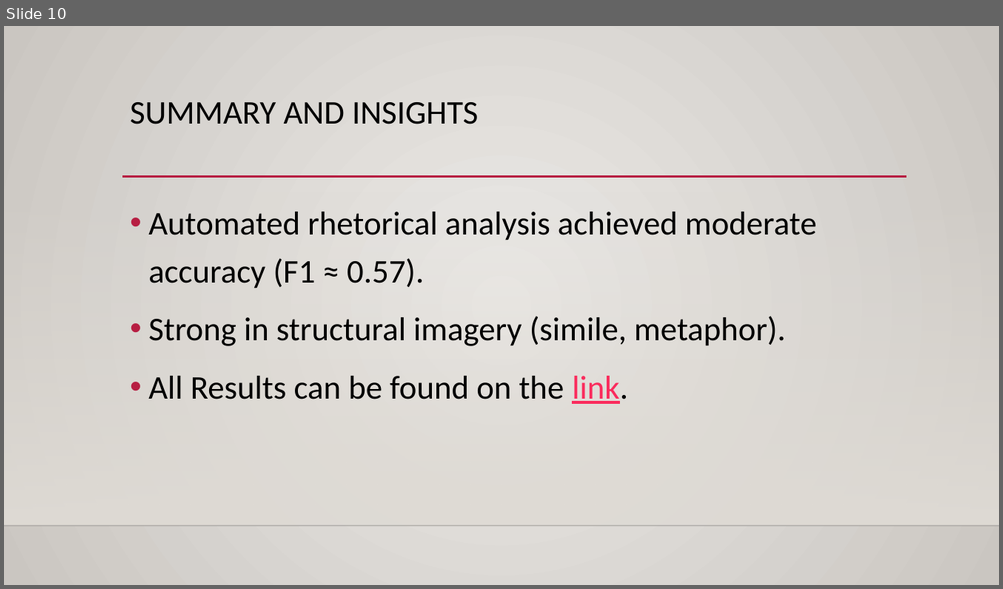
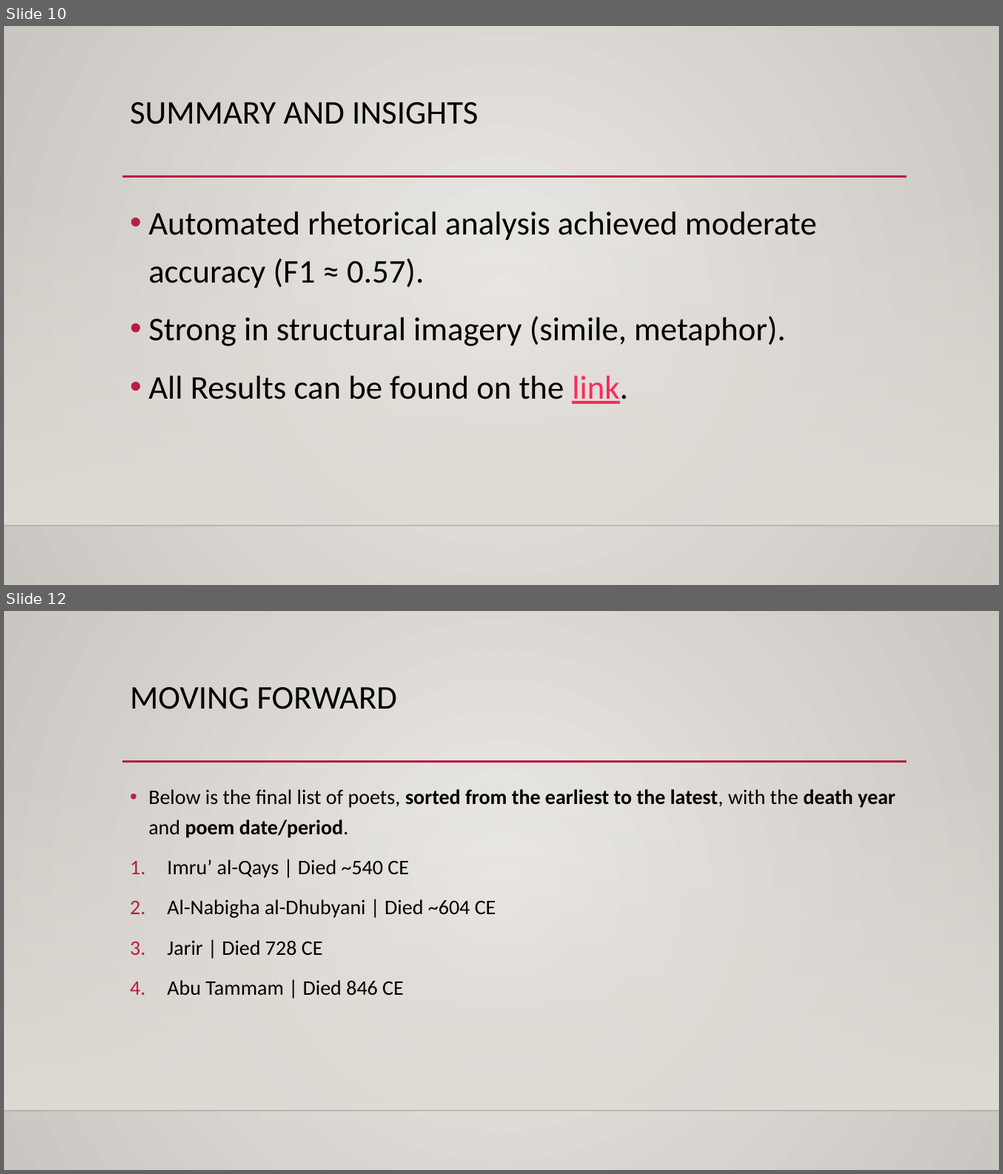
Before and after one commit to faisalomari/Metaphorical_Analysis, a slide deck: SecondStep/تحليل شعر امرؤ القيس/تحليل شعر امرؤ القيس.pptx. Shown one above the other, each under a label of ours: slide 10 before the commit, slides 10 and 12 after it; the slides between them are not shown. The pictures are 1003x589 and 1003x1174 pixels, drawn with LibreOffice and Linux fonts; fonts in the diff are those of the drawing; background and template pictures are left out. Boxes give left, top, right and bottom in pixels: in the first picture for what was removed or moved away, otherwise in the second. Text is boxed around its words. In the diff, an @@ line names an element or a change of style, - is before the commit and + after.

```diff
--- a/SecondStep/تحليل شعر امرؤ القيس/تحليل شعر امرؤ القيس.pptx
+++ b/SecondStep/تحليل شعر امرؤ القيس/تحليل شعر امرؤ القيس.pptx
@@ slide 12 added at <box>4,611,999,1170</box>, background gradient #ECEAE7 to #CAC7C1; not listed: 3 template elements that a slide beside it also shows @@
@@ title added at <box>130,687,397,709</box>, 32 pt, text #000000 @@
+MOVING FORWARD
@@ text added at <box>148,789,895,996</box>, 20 pt, text #000000 @@
+• Below is the final list of poets, sorted from the earliest to the latest, with the death year and poem date/period.
+1. Imru’ al-Qays | Died ~540 CE
+2. Al-Nabigha al-Dhubyani | Died ~604 CE
+3. Jarir | Died 728 CE
+4. Abu Tammam | Died 846 CE
```
Also in this commit, not shown: 7 other slides added, 28 other files.
